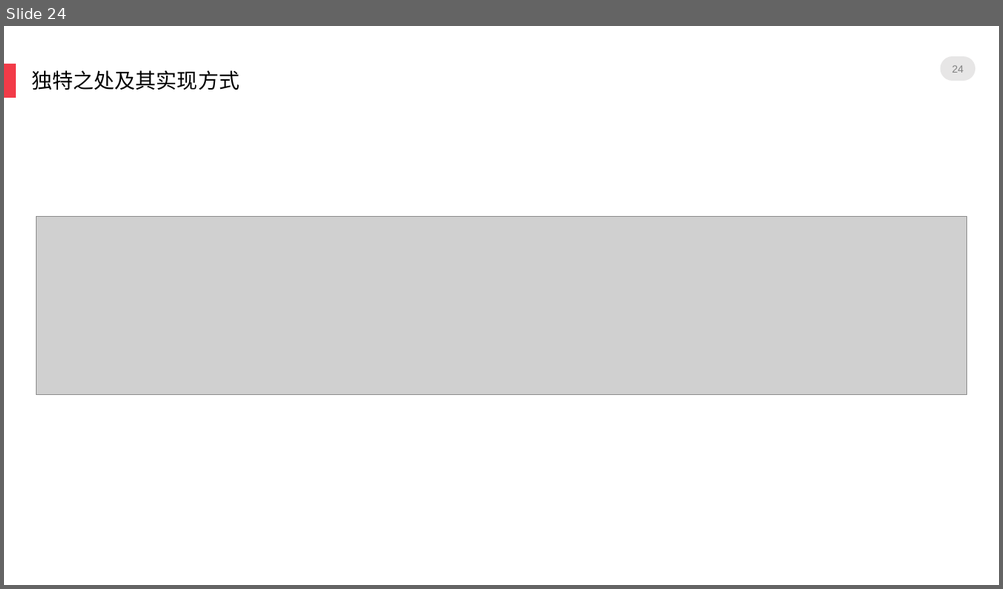
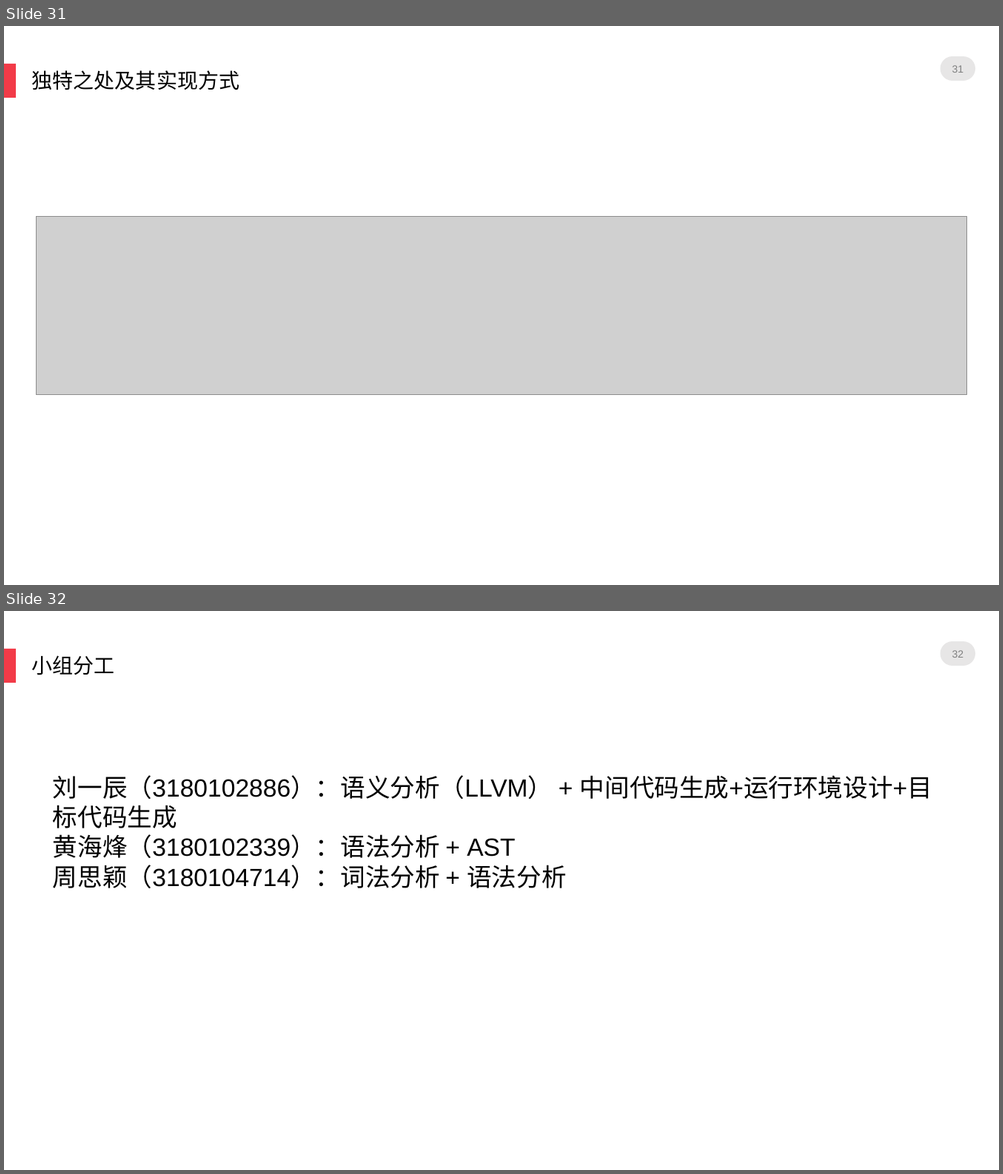
Before and after one commit to Skyminers/SkyCompiler, a slide deck: doc/SkyCompiler.pptx. Shown one above the other, each under a label of ours: slide 24 before the commit, slides 31 and 32 after it. The pictures are 1003x589 and 1003x1174 pixels, drawn with LibreOffice and Linux fonts; fonts in the diff are those of the drawing; grey boxes stand for pictures; background and template pictures are left out. Boxes give left, top, right and bottom in pixels: in the first picture for what was removed or moved away, otherwise in the second. Text is boxed around its words. In the diff, an @@ line names an element or a change of style, - is before the commit and + after.

```diff
--- a/doc/SkyCompiler.pptx
+++ b/doc/SkyCompiler.pptx
@@ slide 32 added at [4, 611, 999, 1170], background picture (left out); not listed: 2 template elements that a slide beside it also shows @@
@@ page number added at [952, 650, 964, 658], 10 pt, text #808080 @@
+32
@@ text added at [32, 655, 115, 675], 20 pt, text #000000 @@
+小组分工
@@ text added at [53, 775, 932, 889], 24 pt, text #000000 @@
+刘一辰（3180102886）：语义分析（LLVM） + 中间代码生成+运行环境设计+目标代码生成
+黄海烽（3180102339）：语法分析 + AST
+周思颖（3180104714）：词法分析 + 语法分析
@@ what was slide 24 is now slide 31 @@
@@ page number at [952, 65, 964, 73]: text changed @@
-24
+31
```
Also in this commit, not shown: 8 slides changed, 7 other slides added.
